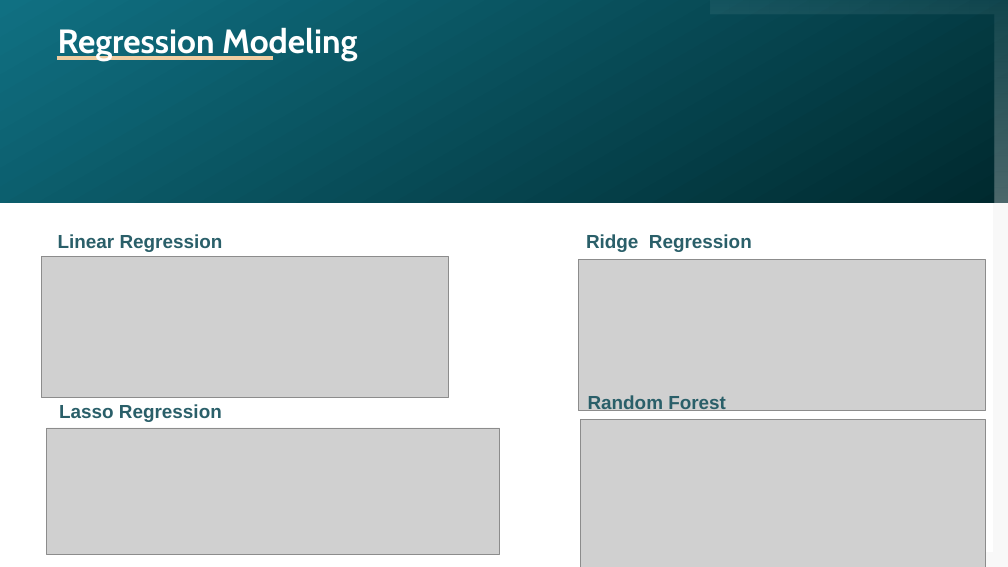
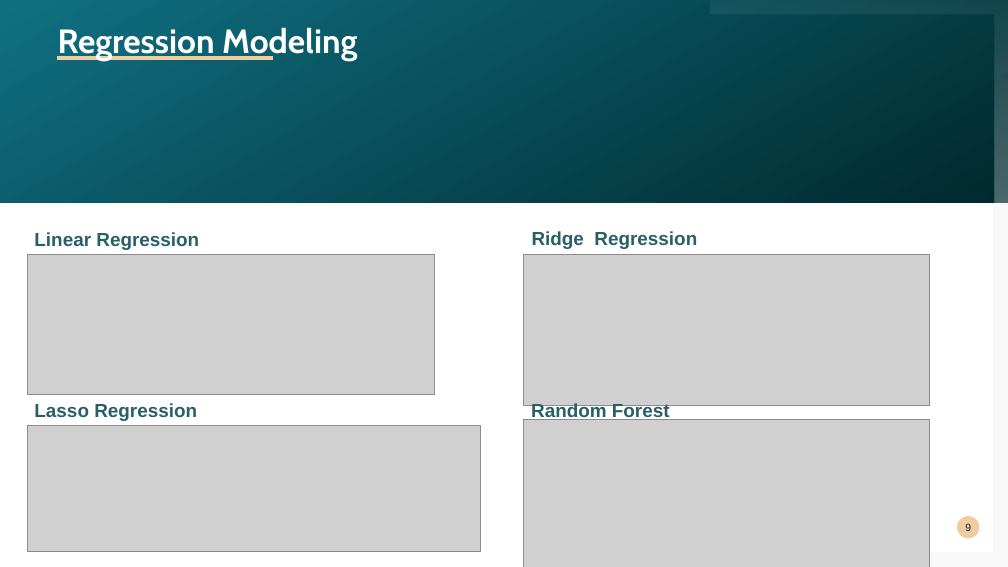
Before and after one commit to khutula/Medical-Insurance-Costs, a slide deck: slide 9 of documents/Medical Insurance Cost.pptx. Drawn at 1008x567 pixels with LibreOffice and Linux fonts; fonts in the diff are those of the drawing; grey boxes stand for pictures. Boxes give left, top, right and bottom in pixels: in the first picture for what was removed or moved away, otherwise in the second. Text is boxed around its words. In the diff, an @@ line names an element or a change of style, - is before the commit and + after.

```diff
--- a/documents/Medical Insurance Cost.pptx
+++ b/documents/Medical Insurance Cost.pptx
@@ text "Linear Regression" moved from (x1=58, y1=234, x2=223, y2=252) to (x1=34, y1=232, x2=199, y2=250) @@
@@ text "Ridge Regression" moved from (x1=586, y1=234, x2=752, y2=252) to (x1=532, y1=231, x2=697, y2=249) @@
@@ picture moved from (x1=42, y1=257, x2=448, y2=398) to (x1=27, y1=254, x2=434, y2=395) @@
@@ picture moved from (x1=578, y1=259, x2=985, y2=411) to (x1=524, y1=255, x2=929, y2=406) @@
@@ text "Lasso Regression" moved from (x1=59, y1=404, x2=222, y2=422) to (x1=34, y1=403, x2=197, y2=421) @@
@@ picture moved from (x1=580, y1=419, x2=985, y2=567) to (x1=524, y1=419, x2=929, y2=567) @@
@@ text "Random Forest" moved from (x1=588, y1=395, x2=726, y2=414) to (x1=531, y1=403, x2=670, y2=420) @@
@@ picture moved from (x1=47, y1=428, x2=500, y2=554) to (x1=27, y1=425, x2=480, y2=551) @@
@@ page number added at (x1=957, y1=516, x2=980, y2=539), fill #F0CDA1, 10 pt, text #00292E @@
+9
```
Also in this commit, not shown: 7 other slides changed, 2 slides added, 2 slides removed.
